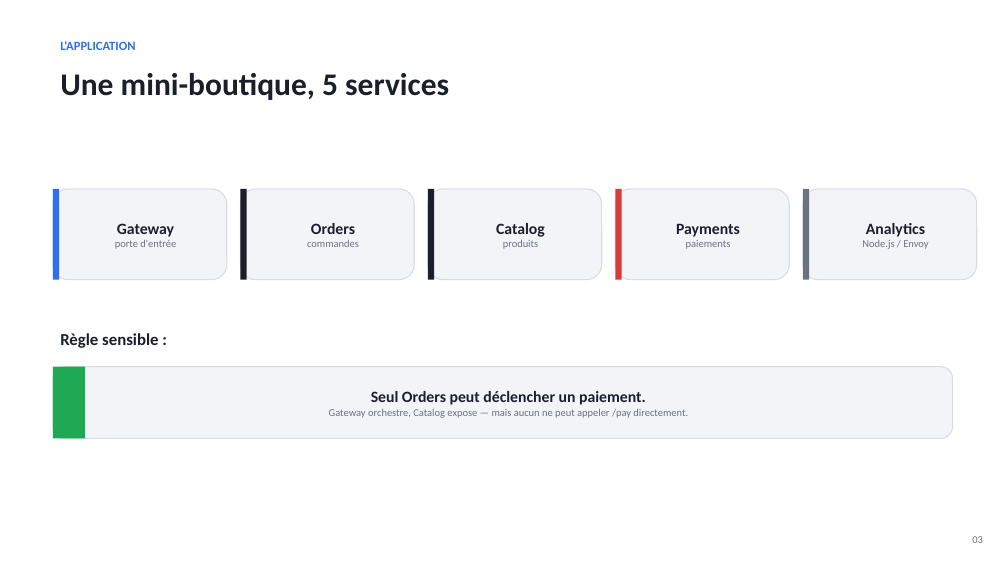
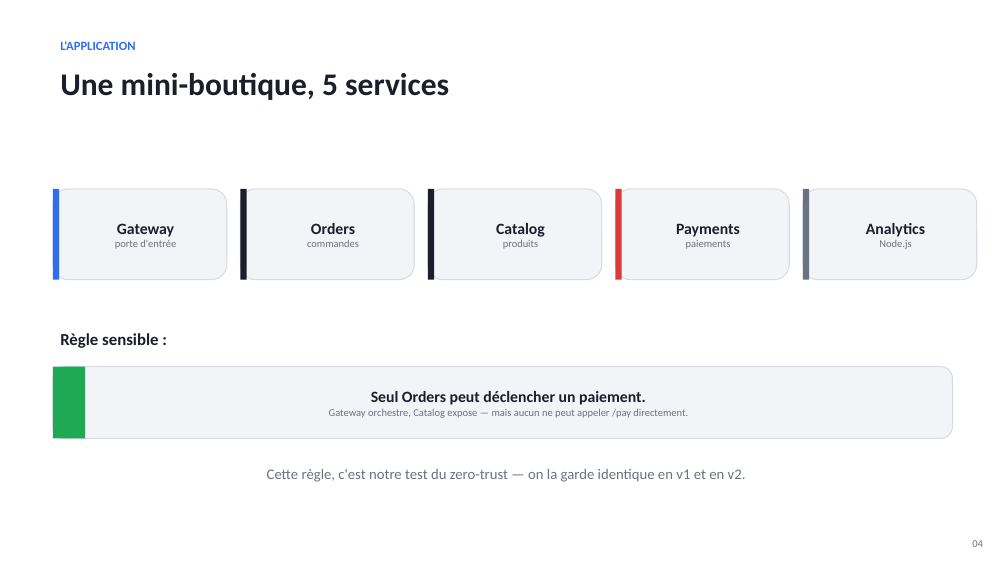
Before and after one commit to Sipixer/SPIRE-DevSecOps, a slide deck: slide 4 of slides/SPIRE-Zero-Trust.pptx (slide 3 before the commit). Drawn at 1008x567 pixels with LibreOffice and Linux fonts; fonts in the diff are those of the drawing. Boxes give left, top, right and bottom in pixels: in the first picture for what was removed or moved away, otherwise in the second. Text is boxed around its words. In the diff, an @@ line names an element or a change of style, - is before the commit and + after.

Commit message:
slides: deck réécrit en narratif d'évolution v1 -> v2
- 11 -> 17 slides. Fil rouge : le zero-trust (2 principes) porté
  différemment par les 2 versions.
- V1 (SPIRE manuel) : identité SVID, mTLS+policy en code, Envoy manuel,
  puis une slide 'limites' (charnière).
- V2 (Istio) : bascule (l'app -> le mesh), AuthorizationPolicy déclaratives,
  le 403 démontré, Kiali observable.
- slide comparaison v1 vs v2 (identité/mTLS/autz/observabilité).
- slide accès zero-trust : JIT SSH + Cloudflare Tunnel/Access.
- infra à jour (Istio au lieu de SPIRE dans les slides plateforme/CI).

```diff
--- a/slides/SPIRE-Zero-Trust.pptx
+++ b/slides/SPIRE-Zero-Trust.pptx
@@ text in rounded rectangle at bbox=[879, 240, 911, 249]: text changed @@
-Node.js / Envoy
+Node.js
@@ text added at bbox=[267, 469, 746, 482], 14 pt, text #6B7280 @@
+Cette règle, c'est notre test du zero-trust — on la garde identique en v1 et en v2.
@@ text removed at bbox=[972, 536, 983, 543] @@
-03
@@ text added at bbox=[972, 540, 983, 547], 10 pt, text #6B7280 @@
+04
```
Also in this commit, not shown: 7 other slides changed, 9 slides added, 3 slides removed, 1 other file.
